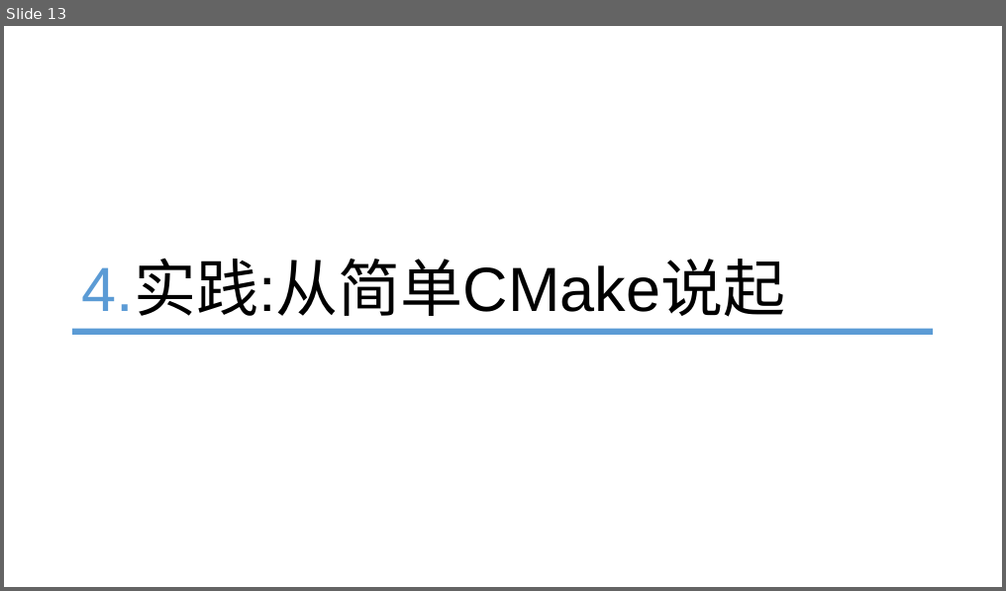
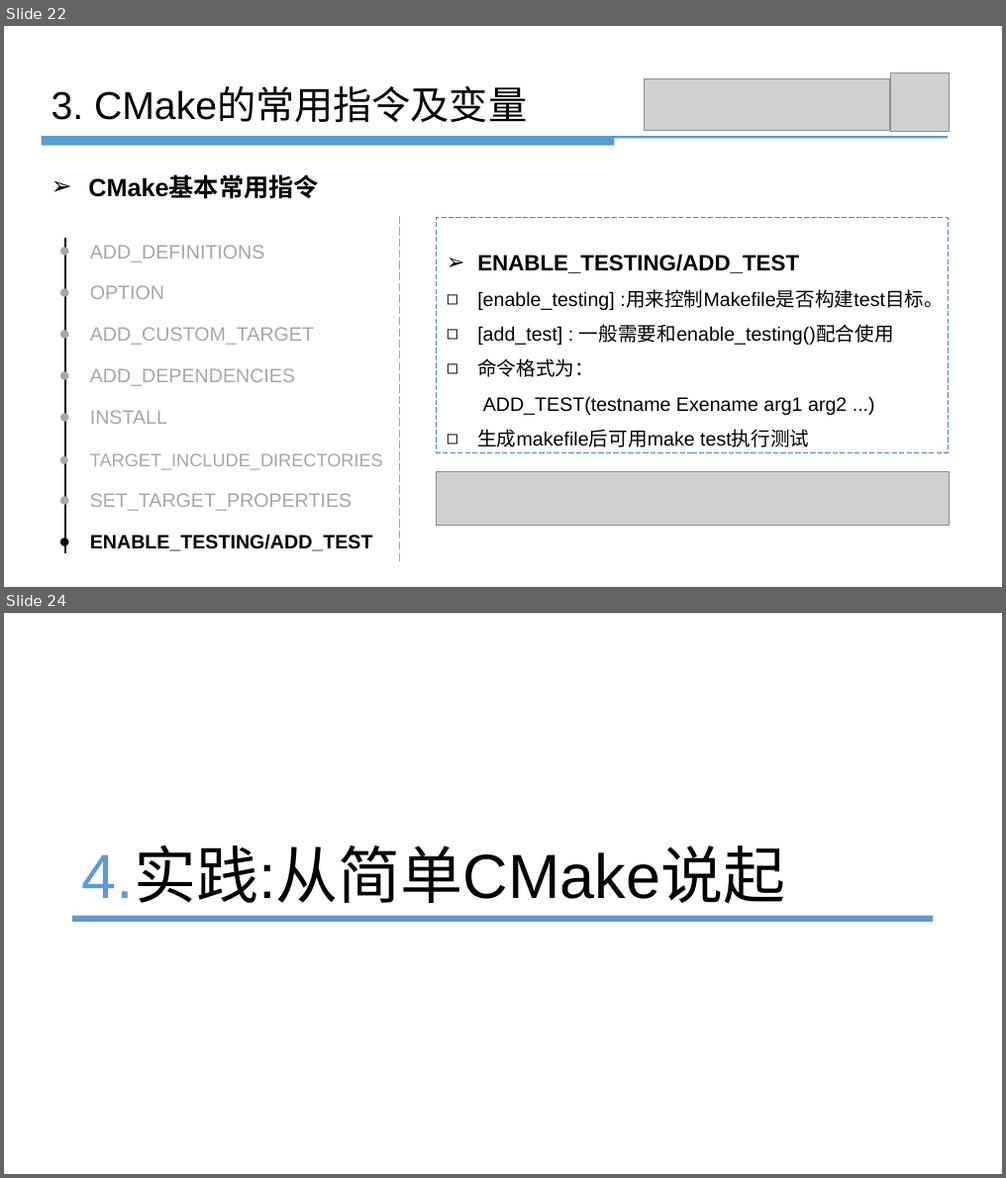
Before and after one commit to panshengli/slam_research_club, a slide deck: cmake_practice/Cmake_潘胜利20101026.pptx. Shown one above the other, each under a label of ours: slide 13 before the commit, slides 22 and 24 after it; the slides between them are not shown. The pictures are 1006x591 and 1006x1178 pixels, drawn with LibreOffice and Linux fonts; fonts in the diff are those of the drawing; grey boxes stand for pictures. Boxes give left, top, right and bottom in pixels: in the first picture for what was removed or moved away, otherwise in the second. Text is boxed around its words. In the diff, an @@ line names an element or a change of style, - is before the commit and + after.

```diff
--- a/cmake_practice/Cmake_潘胜利20101026.pptx
+++ b/cmake_practice/Cmake_潘胜利20101026.pptx
@@ slide 22 added at (x1=4, y1=26, x2=1002, y2=587), background #FFFFFF @@
@@ picture added at (x1=645, y1=78, x2=890, y2=130) @@
@@ picture added at (x1=890, y1=73, x2=949, y2=132) @@
@@ text added at (x1=52, y1=88, x2=527, y2=122), 28 pt, text #000000 @@
+3. CMake的常用指令及变量
@@ line added from (41, 137) to (948, 137), #5B9BD5 1.5 pt @@
@@ line added from (41, 141) to (615, 141), #5B9BD5 6.01 pt @@
@@ text added at (x1=88, y1=175, x2=318, y2=199), 18 pt, text #000000, bold @@
+➢ CMake基本常用指令
@@ line added from (400, 217) to (400, 562), #A6A6A6 0.75 pt dashed @@
@@ rectangle added at (x1=436, y1=218, x2=947, y2=453), outline #4F81BD 0.75 pt dashed, 14 pt, text #000000 @@
+➢ ENABLE_TESTING/ADD_TEST
+◻ [enable_testing] :用来控制Makefile是否构建test目标。
+◻ [add_test] : 一般需要和enable_testing()配合使用
+◻ 命令格式为：
+ADD_TEST(testname Exename arg1 arg2 ...)
+◻ 生成makefile后可用make test执行测试
@@ line added from (65, 238) to (65, 553), #000000 1.5 pt @@
@@ text added at (x1=90, y1=245, x2=383, y2=552), 14 pt, text #A6A6A6 @@
+● ADD_DEFINITIONS
+● OPTION
+● ADD_CUSTOM_TARGET
+● ADD_DEPENDENCIES
+● INSTALL
+● TARGET_INCLUDE_DIRECTORIES
+● SET_TARGET_PROPERTIES
+● ENABLE_TESTING/ADD_TEST
@@ picture added at (x1=436, y1=472, x2=948, y2=526) @@
@@ what was slide 13 is now slide 24 @@
```
Also in this commit, not shown: 9 slides changed, 31 other slides added, 2 slides removed, 7 other files.
